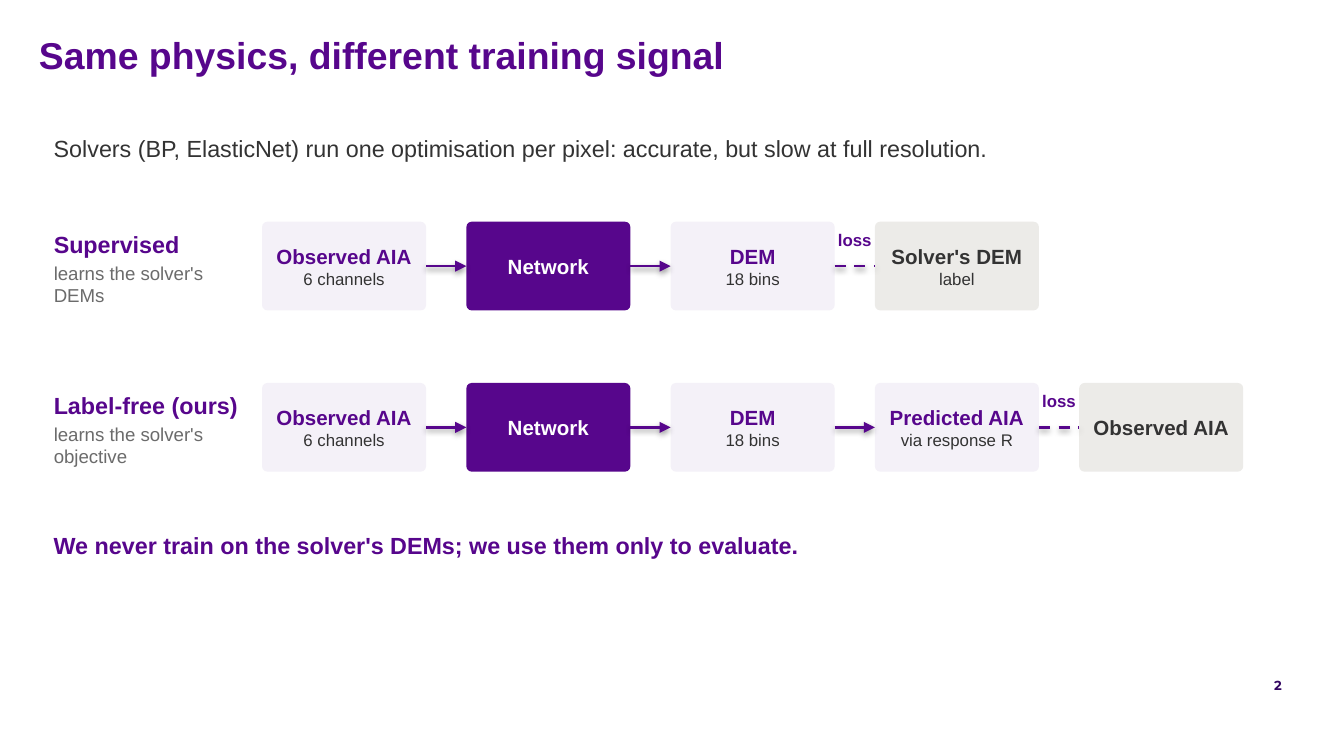
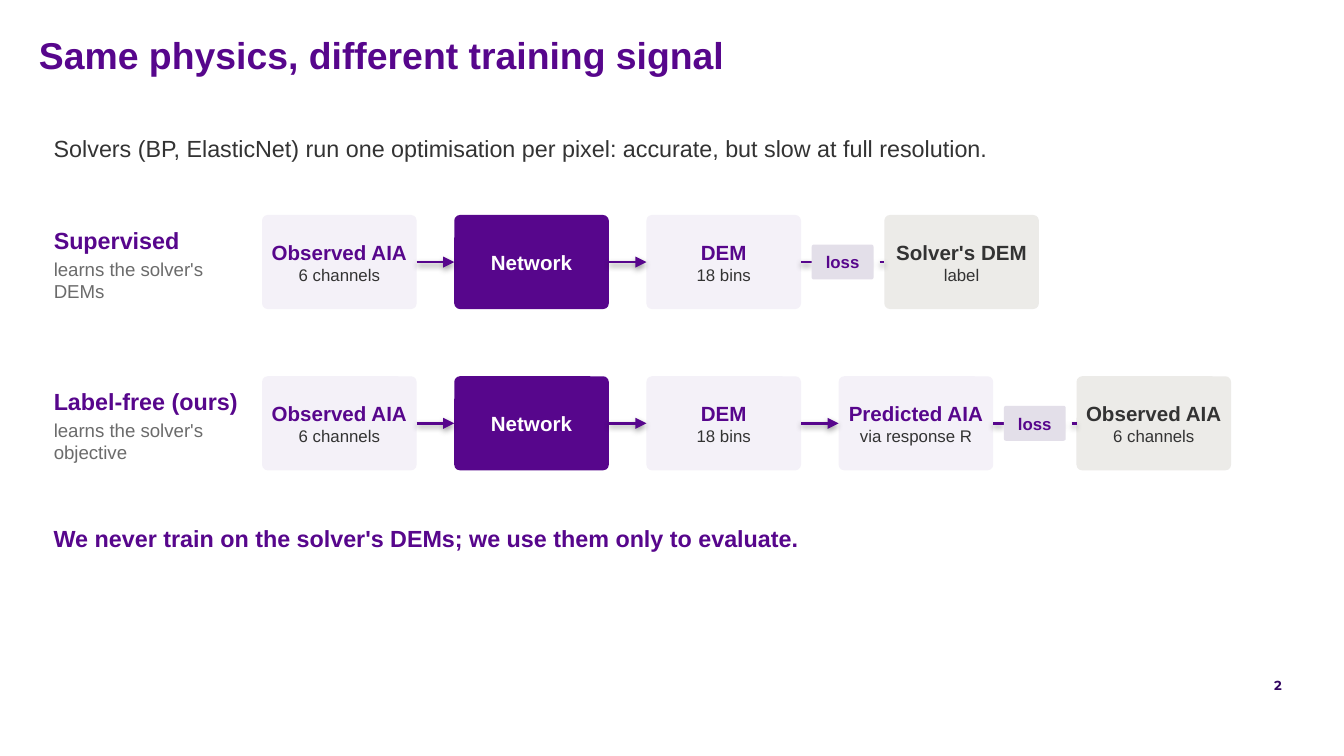
Before and after one commit to FruitPnchSamuraiG/solar-dem-inversion, a slide deck: slide 2 of slides/DEM_deck_v2.pptx. Drawn at 1344x756 pixels with LibreOffice and Linux fonts; fonts in the diff are those of the drawing; background and template pictures are left out. Boxes give left, top, right and bottom in pixels: in the first picture for what was removed or moved away, otherwise in the second. Text is boxed around its words. In the diff, an @@ line names an element or a change of style, - is before the commit and + after.

Commit message:
slides: settle section 1; slide 5 as points, outline is the master
Slide 5 drops its table for four points: what the solver, the supervised
network and ours each optimise, and the shared test. Slide 2's loss links
now use the same box style as the model diagram. The outline records each
settled slide and states that the deck is rebuilt from it.

```diff
--- a/slides/DEM_deck_v2.pptx
+++ b/slides/DEM_deck_v2.pptx
@@ rounded rectangle "Observed AIA": place and size @@
-rounded rectangle "Observed AIA" at <box>262,222,426,310</box>
+rounded rectangle "Observed AIA" at <box>262,215,417,309</box>
@@ rounded rectangle "Network": place and size @@
-rounded rectangle "Network" at <box>466,222,630,310</box>
+rounded rectangle "Network" at <box>454,215,609,309</box>
@@ rounded rectangle "DEM": place and size @@
-rounded rectangle "DEM" at <box>671,222,835,310</box>
+rounded rectangle "DEM" at <box>646,215,801,309</box>
@@ rounded rectangle "Solver's DEM": place and size @@
-rounded rectangle "Solver's DEM" at <box>875,222,1039,310</box>
+rounded rectangle "Solver's DEM" at <box>884,215,1039,309</box>
@@ arrow moved from (630, 266) - (671, 266) to (417, 262) - (454, 262) @@
@@ arrow moved from (426, 266) - (466, 266) to (609, 262) - (646, 262) @@
@@ line moved from (835, 266) - (875, 266) to (801, 262) - (884, 262) @@
@@ rounded rectangle "loss": place and size @@
-rounded rectangle "loss" at <box>838,233,872,246</box>
+rounded rectangle "loss" at <box>812,245,874,280</box>
@@ rounded rectangle "loss" at <box>812,245,874,280</box>: vertical alignment top to middle; fill none to #E3DFE9 @@
@@ rounded rectangle "Observed AIA": place and size @@
-rounded rectangle "Observed AIA" at <box>262,383,426,472</box>
+rounded rectangle "Observed AIA" at <box>262,376,417,470</box>
@@ rounded rectangle "Network": place and size @@
-rounded rectangle "Network" at <box>466,383,630,472</box>
+rounded rectangle "Network" at <box>454,376,609,470</box>
@@ rounded rectangle "DEM": place and size @@
-rounded rectangle "DEM" at <box>671,383,835,472</box>
+rounded rectangle "DEM" at <box>646,376,801,470</box>
@@ rounded rectangle "Predicted AIA": place and size @@
-rounded rectangle "Predicted AIA" at <box>875,383,1039,472</box>
+rounded rectangle "Predicted AIA" at <box>839,376,993,470</box>
@@ rounded rectangle "Observed AIA": place and size @@
-rounded rectangle "Observed AIA" at <box>1079,383,1243,472</box>
+rounded rectangle "Observed AIA" at <box>1077,376,1231,470</box>
@@ rounded rectangle "loss" at <box>1004,406,1066,441</box>: vertical alignment top to middle; fill none to #E3DFE9 @@
@@ rounded rectangle "loss": place and size @@
-rounded rectangle "loss" at <box>1042,394,1076,407</box>
+rounded rectangle "loss" at <box>1004,406,1066,441</box>
@@ arrow moved from (835, 427) - (875, 427) to (417, 423) - (454, 423) @@
@@ arrow moved from (426, 427) - (466, 427) to (609, 423) - (646, 423) @@
@@ arrow moved from (630, 427) - (671, 427) to (801, 423) - (839, 423) @@
@@ line moved from (1039, 427) - (1079, 427) to (993, 423) - (1077, 423) @@
@@ text in rounded rectangle at <box>1113,430,1194,442</box>: paragraph added @@
+6 channels
@@ 3 texts: place and size @@
-3 texts at <box>54,236,798,559</box>
+3 texts at <box>54,232,798,552</box>
```
Also in this commit, not shown: 1 other slide changed, 2 other files.
